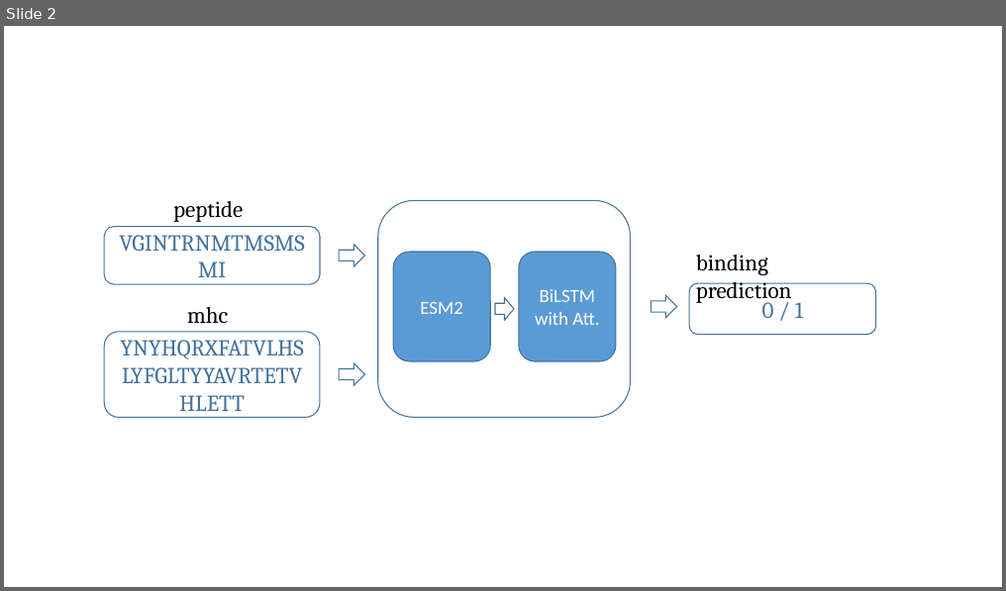
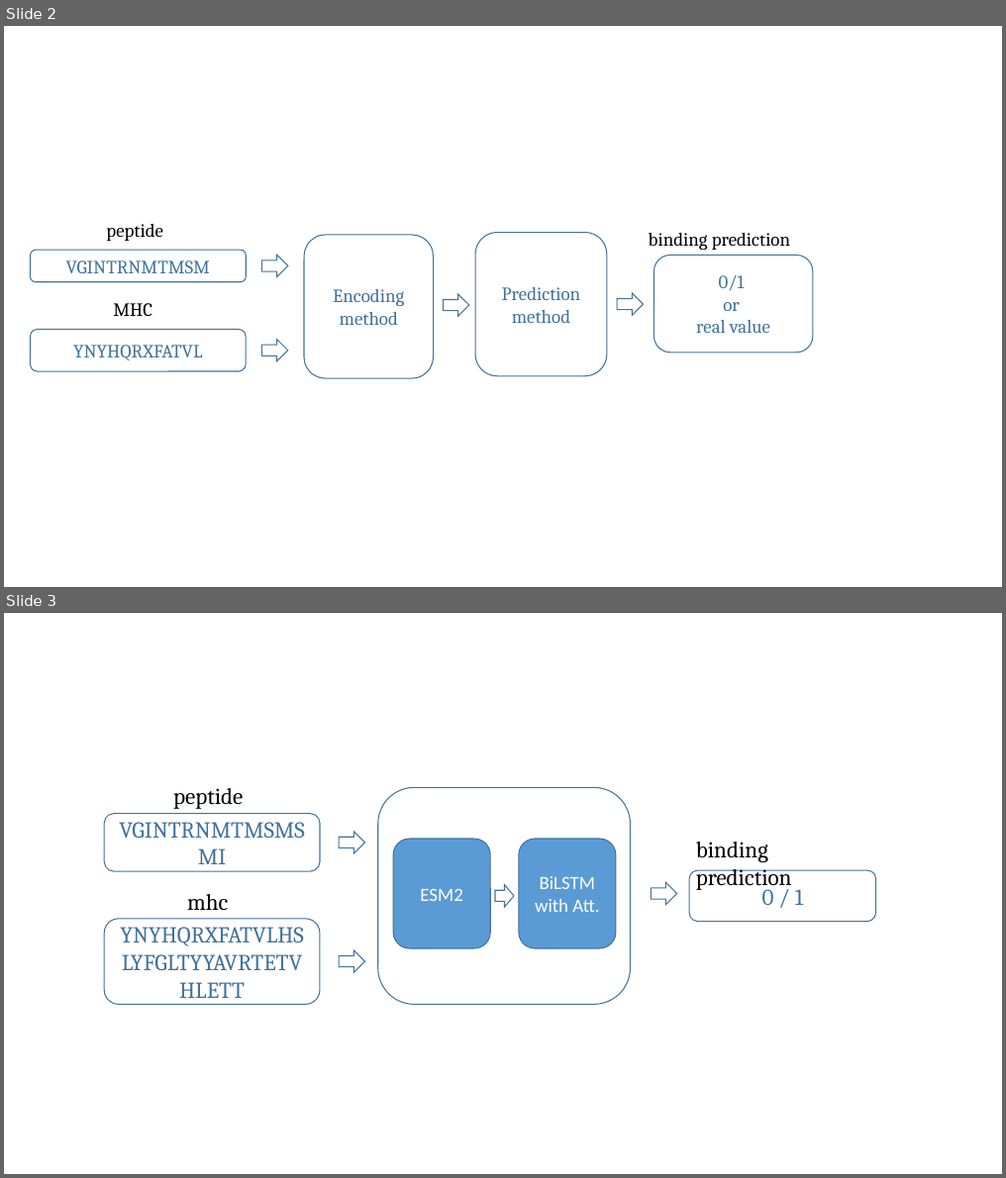
Before and after one commit to arceda/phd_thesis, a slide deck: draws.pptx. Shown one above the other, each under a label of ours: slide 2 before the commit, slides 2 and 3 after it. The pictures are 1006x591 and 1006x1178 pixels, drawn with LibreOffice and Linux fonts; fonts in the diff are those of the drawing. Boxes give left, top, right and bottom in pixels: in the first picture for what was removed or moved away, otherwise in the second. Text is boxed around its words. In the diff, an @@ line names an element or a change of style, - is before the commit and + after.

```diff
--- a/draws.pptx
+++ b/draws.pptx
@@ slide 2 added at bbox=[4, 26, 1002, 587], background #FFFFFF @@
@@ text added at bbox=[106, 224, 163, 241], 18 pt, text #000000 @@
+peptide
@@ rounded rectangle added at bbox=[475, 233, 607, 376], outline #43739E 1 pt, 18 pt, text #41719C @@
+Prediction method
@@ text added at bbox=[648, 233, 790, 250], 18 pt, text #000000 @@
+binding prediction
@@ rounded rectangle added at bbox=[30, 250, 246, 282], outline #43739E 1 pt, 18 pt, text #41719C @@
+VGINTRNMTMSM
@@ right arrow added at bbox=[262, 255, 288, 277], outline #43739E 1 pt @@
@@ rounded rectangle added at bbox=[304, 235, 434, 378], outline #43739E 1 pt, 18 pt, text #41719C @@
+Encoding method
@@ rounded rectangle added at bbox=[653, 255, 813, 353], outline #43739E 1 pt, 18 pt, text #41719C @@
+0/1
+or
+real value
@@ text added at bbox=[113, 303, 152, 316], 18 pt, text #000000 @@
+MHC
@@ right arrow added at bbox=[444, 294, 469, 316], outline #43739E 1 pt @@
@@ right arrow added at bbox=[617, 293, 644, 316], outline #43739E 1 pt @@
@@ rounded rectangle added at bbox=[30, 329, 246, 372], outline #43739E 1 pt, 18 pt, text #41719C @@
+YNYHQRXFATVL
@@ right arrow added at bbox=[261, 340, 288, 363], outline #43739E 1 pt @@
@@ what was slide 2 is now slide 3 @@
```
Also in this commit, not shown: 1 slide changed, 2 other slides added, 3 other files.
